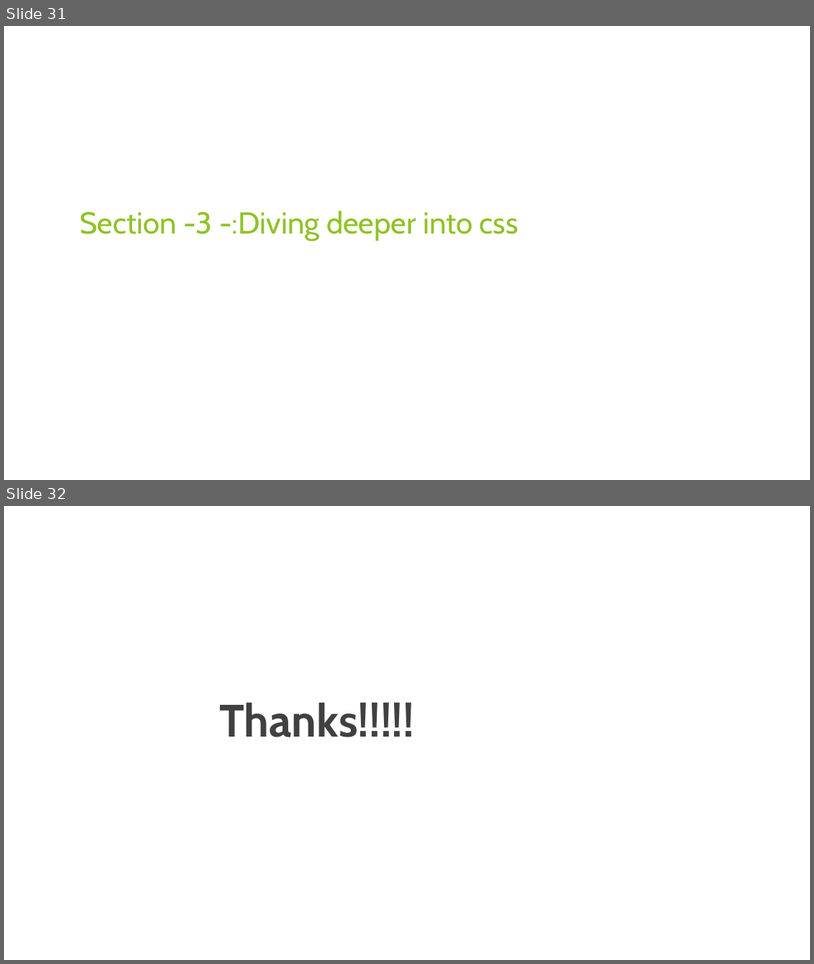
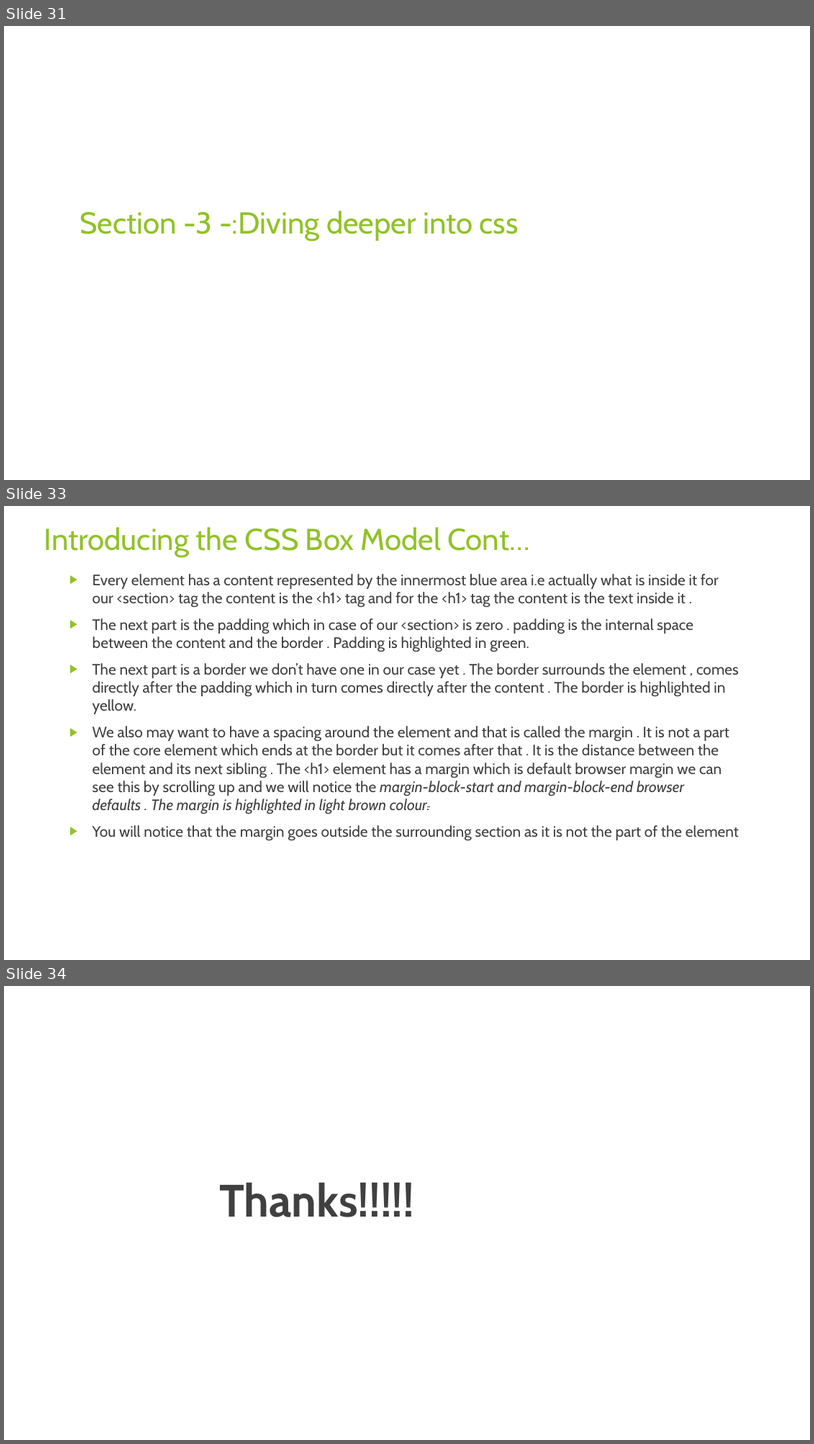
Before and after one commit to rudhrainfogain/CSS, a slide deck: PPT/Css-v3.pptx. Shown one above the other, each under a label of ours: slides 31 and 32 before the commit, slides 31, 33 and 34 after it; the slides between them are not shown. The pictures are 814x964 and 814x1444 pixels, drawn with LibreOffice and Linux fonts; fonts in the diff are those of the drawing. Boxes give left, top, right and bottom in pixels: in the first picture for what was removed or moved away, otherwise in the second. Text is boxed around its words. In the diff, an @@ line names an element or a change of style, - is before the commit and + after.

Commit message:
Introducing the CSS Box Model

```diff
--- a/PPT/Css-v3.pptx
+++ b/PPT/Css-v3.pptx
@@ slide 33 added at box(4, 506, 810, 960), background #FFFFFF @@
@@ title added at box(44, 527, 530, 557), 36 pt, text #90C226 @@
+Introducing the CSS Box Model Cont…
@@ text added at box(93, 574, 739, 841), 18 pt, text #404040 @@
+▶ Every element has a content represented by the innermost blue area i.e actually what is inside it for our <section> tag the content is the <h1> tag and for the <h1> tag the content is the text inside it .
+▶ The next part is the padding which in case of our <section> is zero . padding is the internal space between the content and the border . Padding is highlighted in green.
+▶ The next part is a border we don’t have one in our case yet . The border surrounds the element , comes directly after the padding which in turn comes directly after the content . The border is highlighted in yellow.
+▶ We also may want to have a spacing around the element and that is called the margin . It is not a part of the core element which ends at the border but it comes after that . It is the distance between the element and its next sibling . The <h1> element has a margin which is default browser margin we can see this by scrolling up and we will notice the margin-block-start and margin-block-end browser defaults . The margin is highlighted in light brown colour.
+▶ You will notice that the margin goes outside the surrounding section as it is not the part of the element
@@ what was slide 32 is now slide 34 @@
```
Also in this commit, not shown: 1 other slide added.
